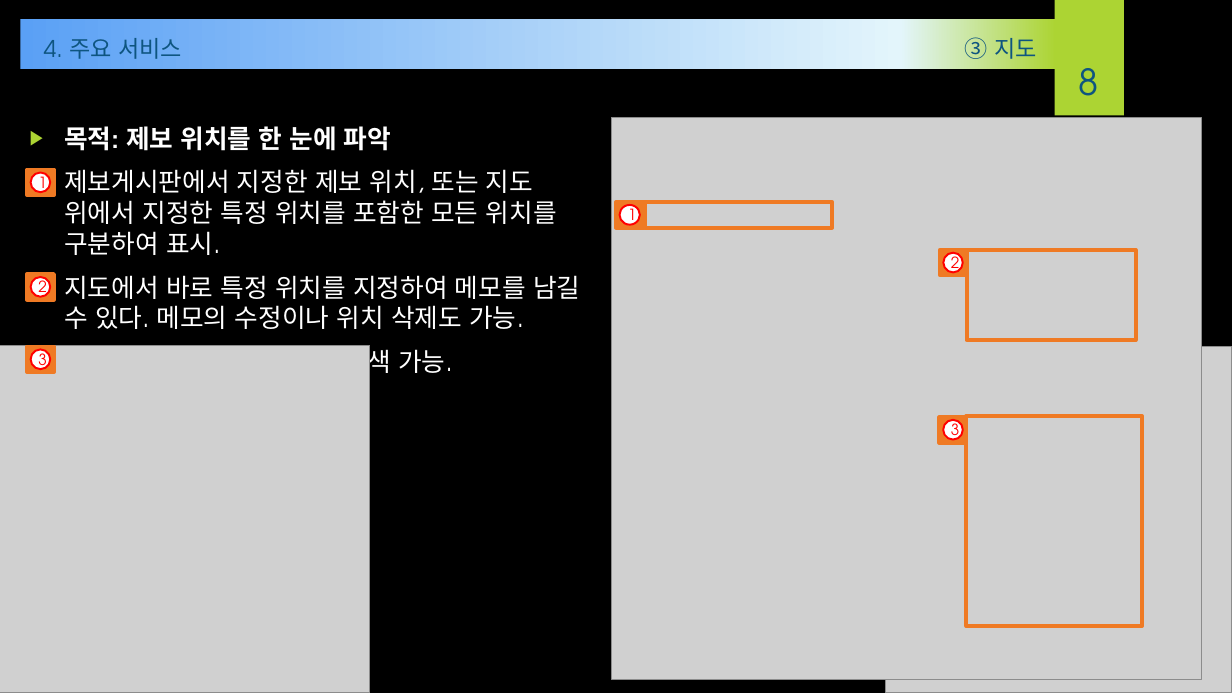
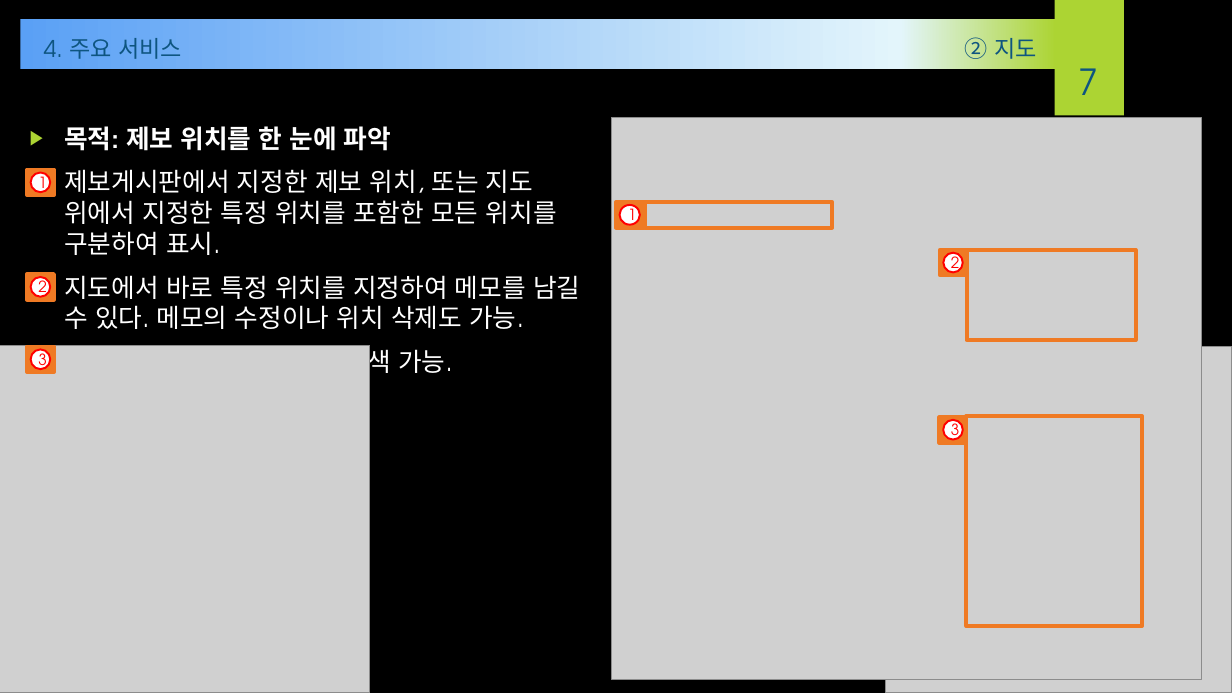
Before and after one commit to jpminlak/HelpPSY, a slide deck: slide 7 of 발표(개인) v14[최종본] - 공익 제보 커뮤니티 웹사이트.pptx (slide 8 before the commit). Drawn at 1232x693 pixels with LibreOffice and Linux fonts; fonts in the diff are those of the drawing; grey boxes stand for pictures; background and template pictures are left out. Boxes give left, top, right and bottom in pixels: in the first picture for what was removed or moved away, otherwise in the second. Text is boxed around its words. In the diff, an @@ line names an element or a change of style, - is before the commit and + after.

```diff
--- a/발표(개인) v14[최종본] - 공익 제보 커뮤니티 웹사이트.pptx
+++ b/발표(개인) v14[최종본] - 공익 제보 커뮤니티 웹사이트.pptx
@@ text at box(965, 37, 1037, 59): text changed @@
-③ 지도
+② 지도
@@ page number at box(1078, 68, 1098, 95): text changed @@
-8
+7
```
Also in this commit, not shown: 2 other slides changed, 1 slide removed.
